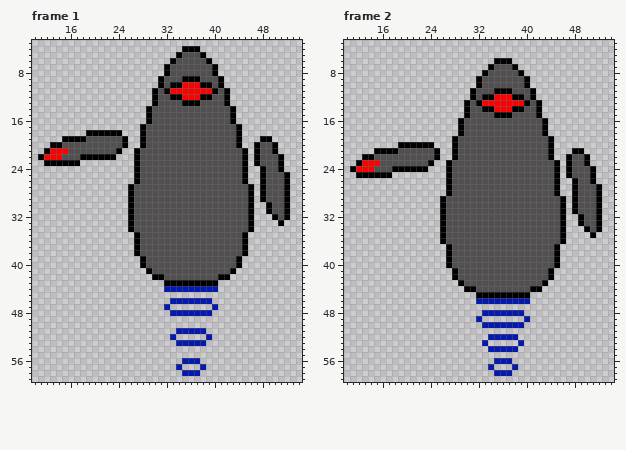
Animated GIF sprite -- src/View/Graphics/Placeable/modelXresting.gif. Above: the version before the commit.
The file is 64x64 pixels, 4 frames. Shown: frame 1: x 10..54, y 3..59; frame 2: x 10..54, y 3..59. The commit also changed other frames, which this record leaves out.
After:
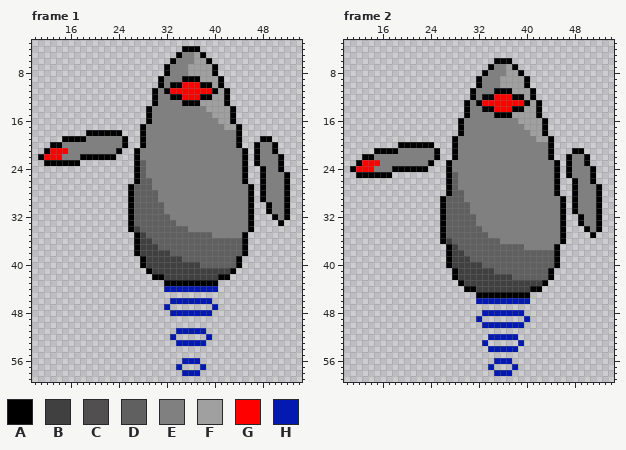
Palette (. is transparent): A #000000  B #404040  C #514f4f  D #606060  E #808080  F #a0a0a0  G #ff0000  H #0418b2
The exact change:
Changed rows in their new state; - is an unchanged pixel.
Frame 1:
first column x 15:
 5 --------------------EEF--------------
 6 -------------------EEEFF-------------
 7 ------------------EEEFFFF------------
 8 ------------------EEEFFFF------------
 9 -----------------EEE---FFF-----------
10 -----------------E-------F-----------
11 ----------------E---------F----------
12 ----------------EE-------FF----------
13 ----------------EEEE---FFFF----------
14 ---------------EEEEEEEEEFFFF---------
15 ---------------EEEEEEEEEEFFF---------
16 ---------------EEEEEEEEEEEFF---------
17 --------------EEEEEEEEEEEEEFF--------
18 --------------EEEEEEEEEEEEEEE--------
19 ----EEEEEE----EEEEEEEEEEEEEEE--------
20 EEEEEEEEEE----EEEEEEEEEEEEEEE----EE--
21 -EEEEEEEE----EEEEEEEEEEEEEEEEE---EE--
22 EEE----------EEEEEEEEEEEEEEEEE---EEE-
23 -------------DEEEEEEEEEEEEEEEE---EEE-
24 -------------DEEEEEEEEEEEEEEEE----EE-
25 -------------DEEEEEEEEEEEEEEEE----EEE
26 -------------DDEEEEEEEEEEEEEEE----EEE
27 ------------DDDEEEEEEEEEEEEEEEE---EEE
28 ------------DDDDEEEEEEEEEEEEEEE---EEE
29 ------------DDDDEEEEEEEEEEEEEEE---EEE
30 ------------DDDDDEEEEEEEEEEEEEE----EE
31 ------------DDDDDEEEEEEEEEEEEEE----EE
32 ------------DDDDDDEEEEEEEEEEEEE-----E
33 ------------DDDDDDDEEEEEEEEEEEE------
34 ------------BDDDDDDDDEEEEEEEEEE------
35 -------------BDDDDDDDDDDDEEEEE-------
36 -------------BBDDDDDDDDDDDDDDD-------
37 -------------BBBDDDDDDDDDDDDDD-------
38 -------------BBBBBDDDDDDDDDDDD-------
39 --------------BBBBBBDDDDDDDDD--------
40 --------------BBBBBBBBBDDDDDD--------
41 ---------------BBBBBBBBBBBBB---------
42 -----------------BBBBBBBBB-----------
Frame 2:
first column x 15:
 7 --------------------EEF--------------
 8 -------------------EEEFF-------------
 9 ------------------EEEFFFF------------
10 ------------------EEEFFFF------------
11 -----------------EEE---FFF-----------
12 -----------------E-------F-----------
13 ----------------E---------F----------
14 ----------------EE-------FF----------
15 ----------------EEEE---FFFF----------
16 ---------------EEEEEEEEEFFFF---------
17 ---------------EEEEEEEEEEFFF---------
18 ---------------EEEEEEEEEEEFF---------
19 --------------EEEEEEEEEEEEEFF--------
20 --------------EEEEEEEEEEEEEEE--------
21 ----EEEEEE----EEEEEEEEEEEEEEE--------
22 EEEEEEEEEE----EEEEEEEEEEEEEEE----EE--
23 -EEEEEEEE----EEEEEEEEEEEEEEEEE---EE--
24 EEE----------EEEEEEEEEEEEEEEEE---EEE-
25 -------------DEEEEEEEEEEEEEEEE---EEE-
26 -------------DEEEEEEEEEEEEEEEE----EE-
27 -------------DEEEEEEEEEEEEEEEE----EEE
28 -------------DDEEEEEEEEEEEEEEE----EEE
29 ------------DDDEEEEEEEEEEEEEEEE---EEE
30 ------------DDDDEEEEEEEEEEEEEEE---EEE
31 ------------DDDDEEEEEEEEEEEEEEE---EEE
32 ------------DDDDDEEEEEEEEEEEEEE----EE
33 ------------DDDDDEEEEEEEEEEEEEE----EE
34 ------------DDDDDDEEEEEEEEEEEEE-----E
35 ------------DDDDDDDEEEEEEEEEEEE------
36 ------------BDDDDDDDDEEEEEEEEEE------
37 -------------BDDDDDDDDDDDEEEEE-------
38 -------------BBDDDDDDDDDDDDDDD-------
39 -------------BBBDDDDDDDDDDDDDD-------
40 -------------BBBBBDDDDDDDDDDDD-------
41 --------------BBBBBBDDDDDDDDD--------
42 --------------BBBBBBBBBDDDDDD--------
43 ---------------BBBBBBBBBBBBB---------
44 -----------------BBBBBBBBB-----------
Where, in picture pixels (left, top, right, bottom), the same in both pictures:
changed: (134, 52, 284, 280)
changed: (62, 136, 122, 160)
changed: (446, 64, 596, 292)
changed: (374, 148, 434, 172)
